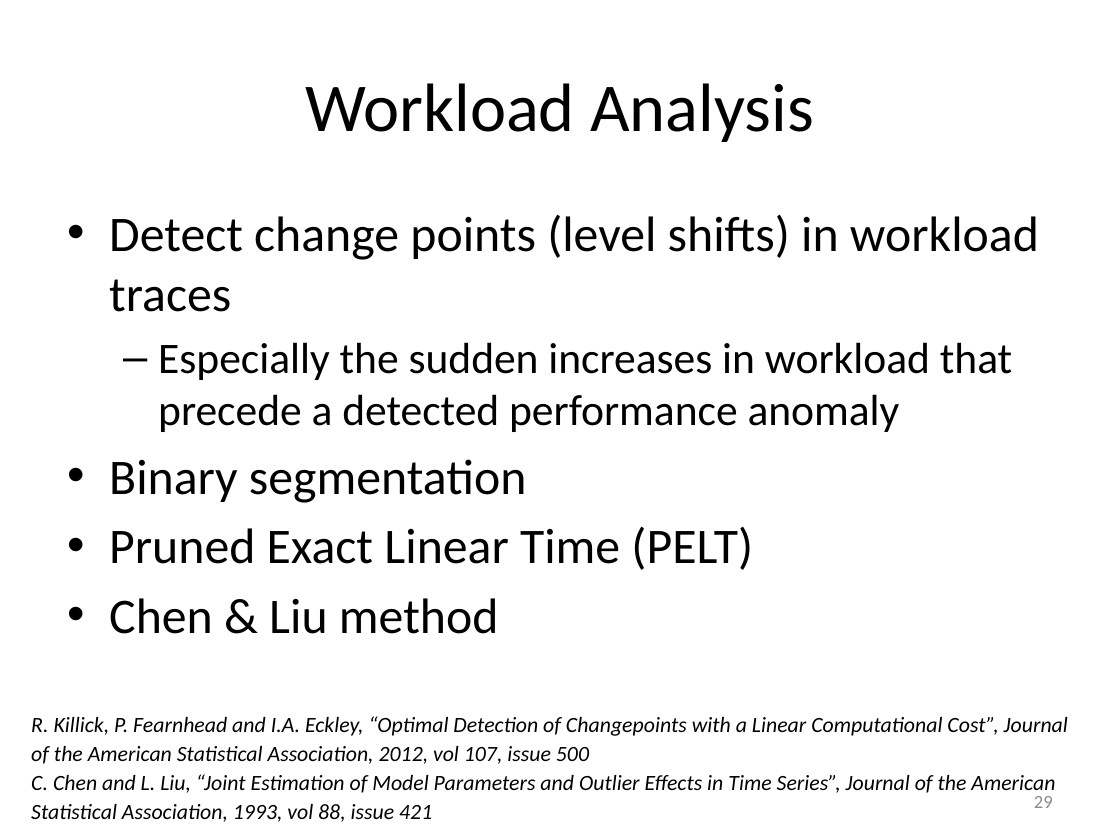
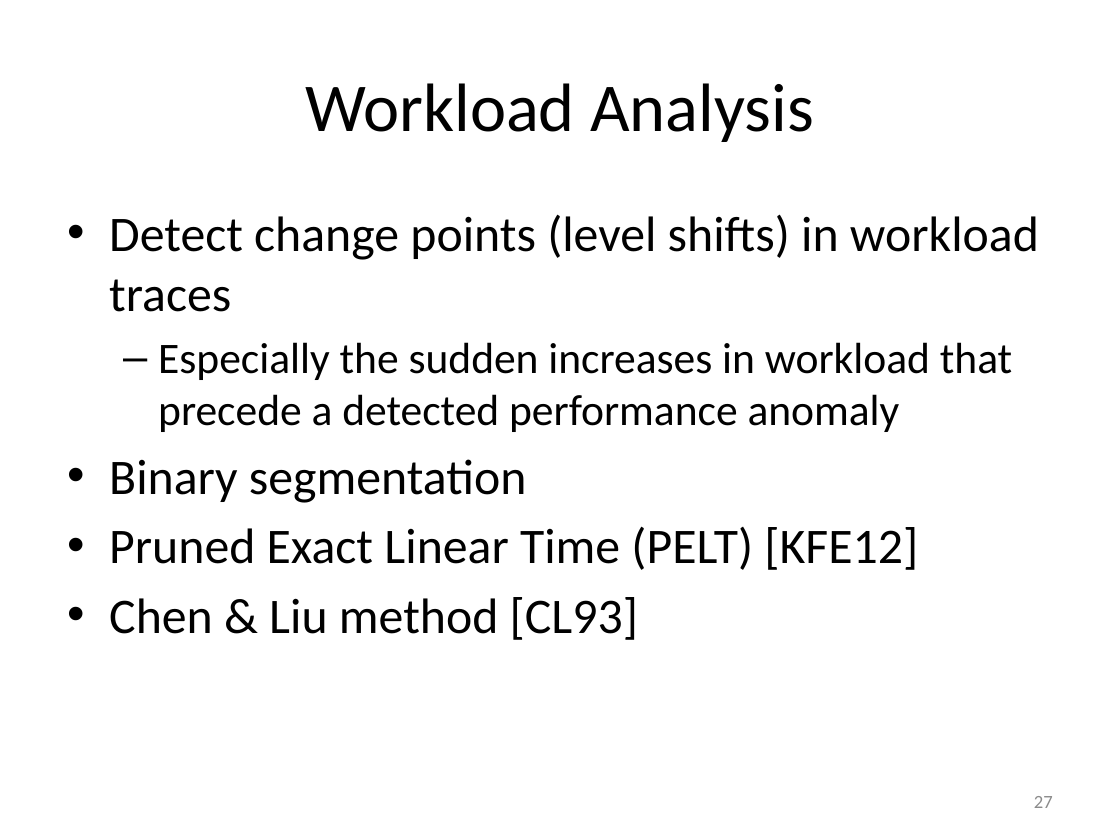
Before and after one commit to Dithn/eager-appscale, a slide deck: slide 27 of Eager/elk-experiment/appserver/system_design.pptx (slide 29 before the commit). Drawn at 1120x840 pixels with LibreOffice and Linux fonts; fonts in the diff are those of the drawing. Boxes give left, top, right and bottom in pixels: in the first picture for what was removed or moved away, otherwise in the second. Text is boxed around its words. In the diff, an @@ line names an element or a change of style, - is before the commit and + after.

```diff
--- a/Eager/elk-experiment/appserver/system_design.pptx
+++ b/Eager/elk-experiment/appserver/system_design.pptx
@@ text at [109, 526, 918, 640]: text changed @@
-• Pruned Exact Linear Time (PELT)
-• Chen & Liu method
+• Pruned Exact Linear Time (PELT) [KFE12]
+• Chen & Liu method [CL93]
@@ text removed at [31, 716, 1068, 822] @@
-R. Killick, P. Fearnhead and I.A. Eckley, “Optimal Detection of Changepoints with a Linear Computational Cost”, Journal of the American Statistical Association, 2012, vol 107, issue 500
-C. Chen and L. Liu, “Joint Estimation of Model Parameters and Outlier Effects in Time Series”, Journal of the American Statistical Association, 1993, vol 88, issue 421
@@ page number at [1034, 796, 1053, 808]: text changed @@
-29
+27
```
Also in this commit, not shown: 11 other slides changed.
